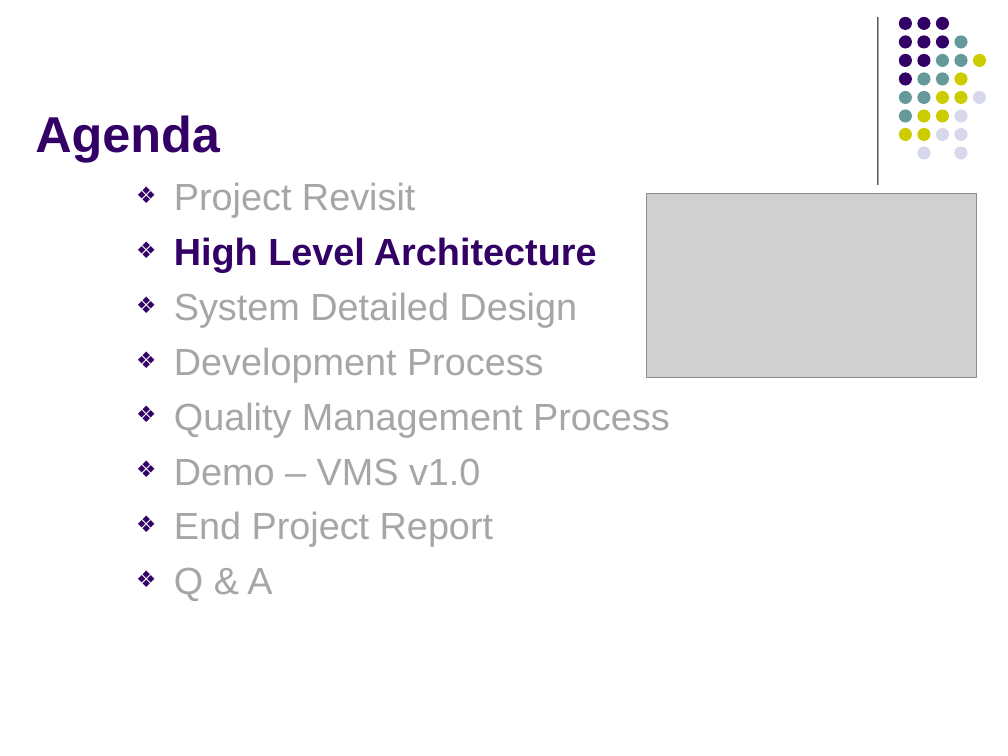
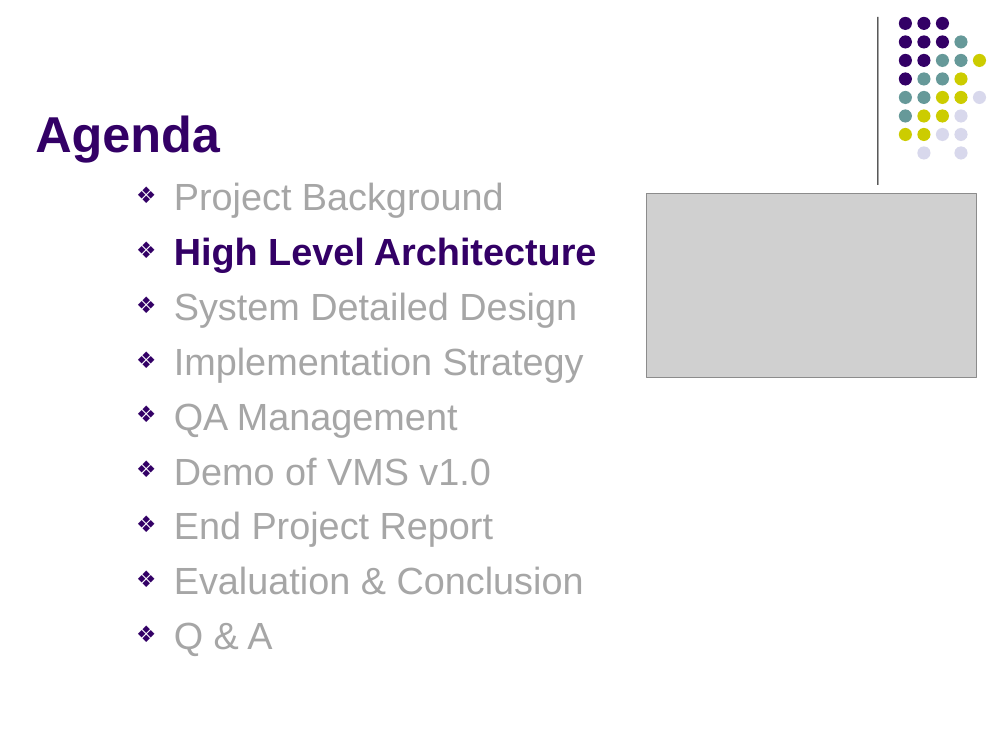
Before and after one commit to imireasa/mtech-se18-t08s, a slide deck: slide 4 of docs/W-9 Working Document/W-9.3 Presentation Slides/Phase 3/vms_presentation_3_v0.1.pptx. Drawn at 1008x756 pixels with LibreOffice and Linux fonts; fonts in the diff are those of the drawing; grey boxes stand for pictures. Boxes give left, top, right and bottom in pixels: in the first picture for what was removed or moved away, otherwise in the second. Text is boxed around its words. In the diff, an @@ line names an element or a change of style, - is before the commit and + after.

```diff
--- a/docs/W-9 Working Document/W-9.3 Presentation Slides/Phase 3/vms_presentation_3_v0.1.pptx
+++ b/docs/W-9 Working Document/W-9.3 Presentation Slides/Phase 3/vms_presentation_3_v0.1.pptx
@@ text at (174,183,504,218): text changed @@
-❖ Project Revisit
+❖ Project Background
@@ text at (174,348,584,485): text changed @@
-❖ Development Process
-❖ Quality Management Process
-❖ Demo – VMS v1.0
+❖ Implementation Strategy
+❖ QA Management
+❖ Demo of VMS v1.0
@@ text at (174,567,584,594): paragraph added @@
+❖ Evaluation & Conclusion
```
Also in this commit, not shown: 19 other slides changed, 7 slides added, 3 slides removed.
